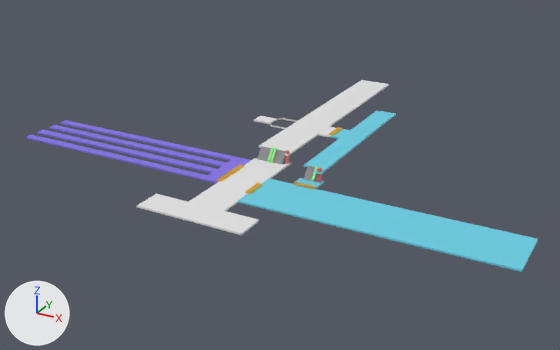
What one commit did to the FBX model Assets/models/2F.fbx.
Before and after are seen from a 50 mm lens placed at (119.0, -389.0, 159.0), pointed at (-87.0, -15.0, -28.0). The lights are fixed; the arrows at lower left show +X, +Y and +Z. The picture after the commit comes second. Where no turn or scale is listed for an object, it has been applied to the vertices. Vertices at exactly the same position are counted once.

In view in the first picture: '南北自由通路', '在来線新幹線乗り換え通路', '改札内通路', '新幹線改札内通路', '西口改札内通路', '近鉄ホーム', '近鉄新幹線連絡通路' and 10 more.
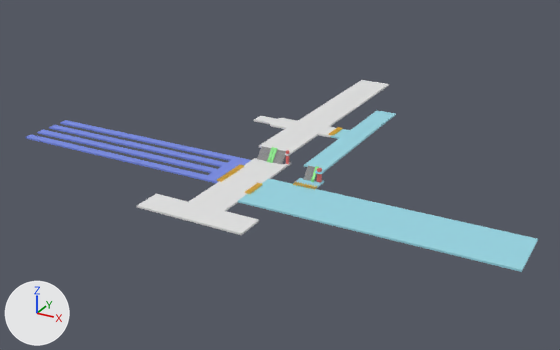
Where the newer file only moved an object's origin or applied its transform, the numbers keep the older frame.

Changed parts and their boxes (x1, y1, x2, y2) in the pictures (560 x 350 px):
'新幹線改札内通路', recoloured
    both: (238, 179, 538, 272)
'改札内通路', recoloured
    both: (304, 111, 396, 174)
'在来線新幹線乗り換え通路', recoloured
    both: (295, 178, 324, 189)
'西口改札内通路', recoloured
    both: (330, 129, 350, 139)
part 1 of me_立方体_010, added
    after: (270, 118, 297, 128)

What the commit changed:
Material '改札内通路' (mat_改札内通路) changes colour from cyan #6ad0e7 to cyan #9ad9e7; in linear values from (0.144, 0.634, 0.799) to (0.322, 0.694, 0.8).
me_立方体_010 is used by ob_南北自由通路; location (-83.2, 39.8, -5.0).
me_立方体_010 had 92 vertices, 74 faces and spanned x -34.0..12.0, y -75.0..77.0, z 0.0.
me_立方体_010 now has 92 vertices, 76 faces and spans x -34.0..12.0, y -75.0..77.0, z 0.0.
Part 1, on me_立方体_010:
2 new faces join them.
